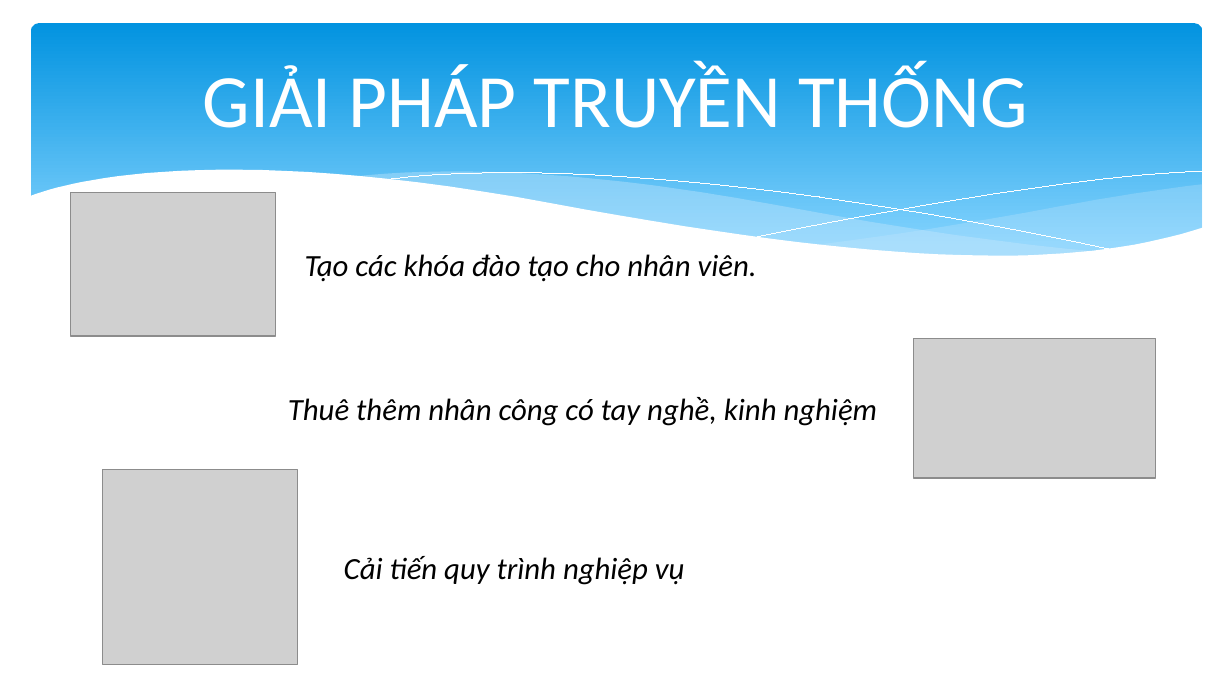
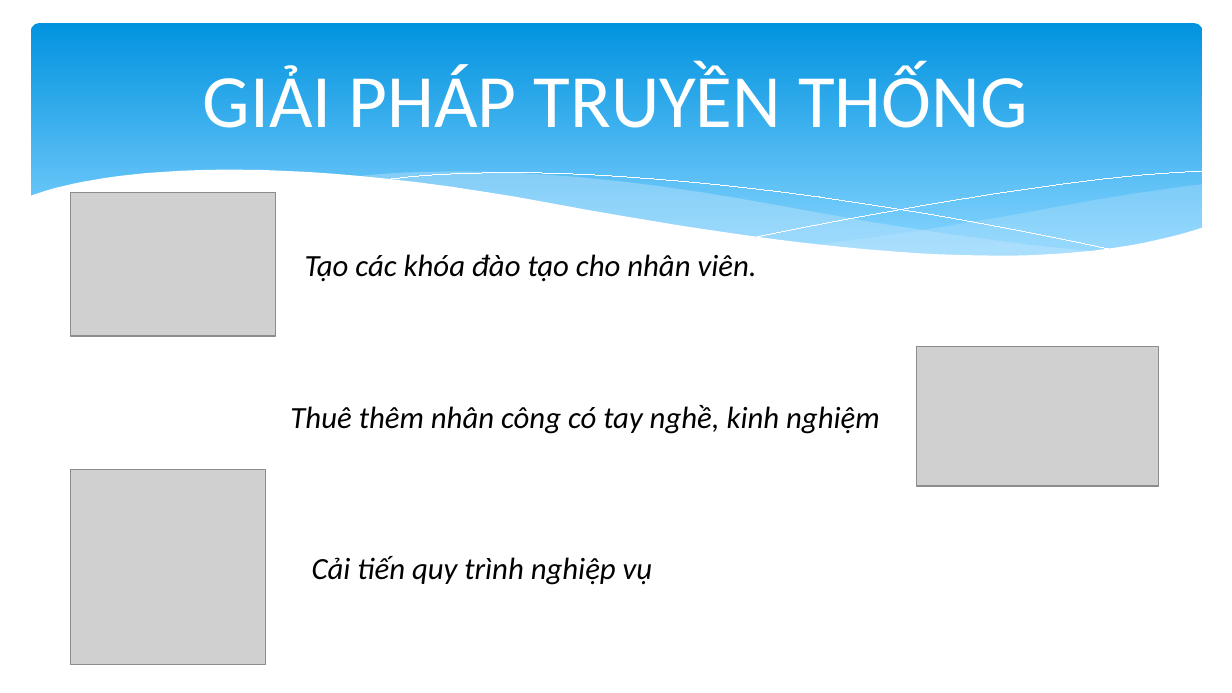
Before and after one commit to quoctrungdh/TaxiApp, a slide deck: slide 5 of BaoCao.pptx. Drawn at 1232x693 pixels with LibreOffice and Linux fonts; fonts in the diff are those of the drawing; grey boxes stand for pictures. Boxes give left, top, right and bottom in pixels: in the first picture for what was removed or moved away, otherwise in the second. Text is boxed around its words. In the diff, an @@ line names an element or a change of style, - is before the commit and + after.

Commit message:
Update

```diff
--- a/BaoCao.pptx
+++ b/BaoCao.pptx
@@ picture: place and size @@
-picture at [914, 339, 1156, 478]
+picture at [917, 346, 1158, 485]
@@ text "Thuê thêm nhân công có ...": place and size @@
-text "Thuê thêm nhân công có ..." at [288, 397, 878, 426]
+text "Thuê thêm nhân công có ..." at [290, 405, 880, 434]
@@ picture: place and size @@
-picture at [102, 469, 297, 664]
+picture at [70, 469, 265, 664]
@@ text "Cải tiến quy trình nghiệp ...": place and size @@
-text "Cải tiến quy trình nghiệp ..." at [344, 556, 685, 585]
+text "Cải tiến quy trình nghiệp ..." at [312, 556, 653, 585]
```
Also in this commit, not shown: 1 other slide changed.
